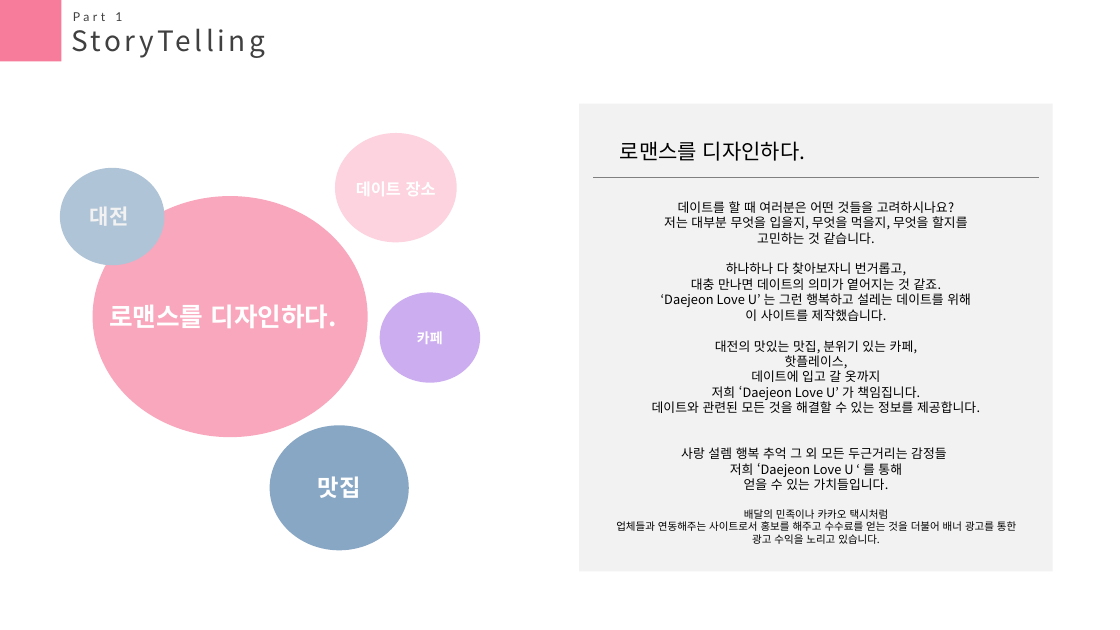
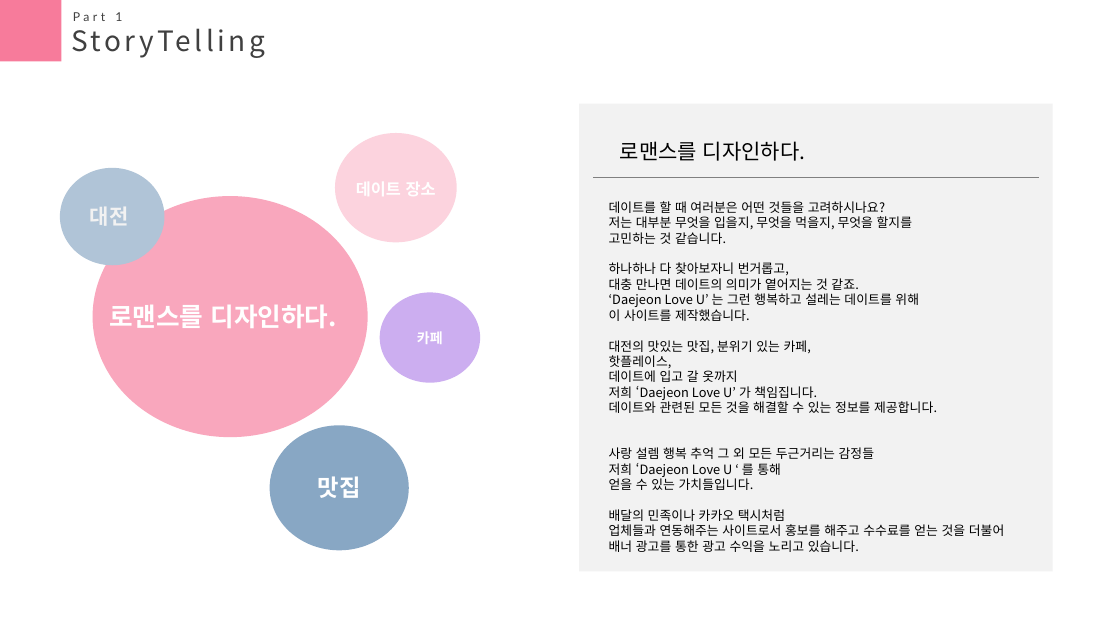
Before and after one commit to seasukmin/DateTeam, a slide deck: slide 3 of 박근모 - 메인/ppt.pptx. Drawn at 1120x630 pixels with LibreOffice and Linux fonts; fonts in the diff are those of the drawing. Boxes give left, top, right and bottom in pixels: in the first picture for what was removed or moved away, otherwise in the second. Text is boxed around its words. In the diff, an @@ line names an element or a change of style, - is before the commit and + after.

```diff
--- a/박근모 - 메인/ppt.pptx
+++ b/박근모 - 메인/ppt.pptx
@@ text "데이트를 할 때 여러분은 어떤 ..." at <box>609,201,1004,552</box>: size 9 to 11 pt in "배달의 민족이나 카카오 택시처럼", "업체들과 연동해주는 사이트로서 홍보를 해주고 수수료를 얻는 ..."; alignment centre to left @@
```
Also in this commit, not shown: 2 other slides changed, 4 other files.
